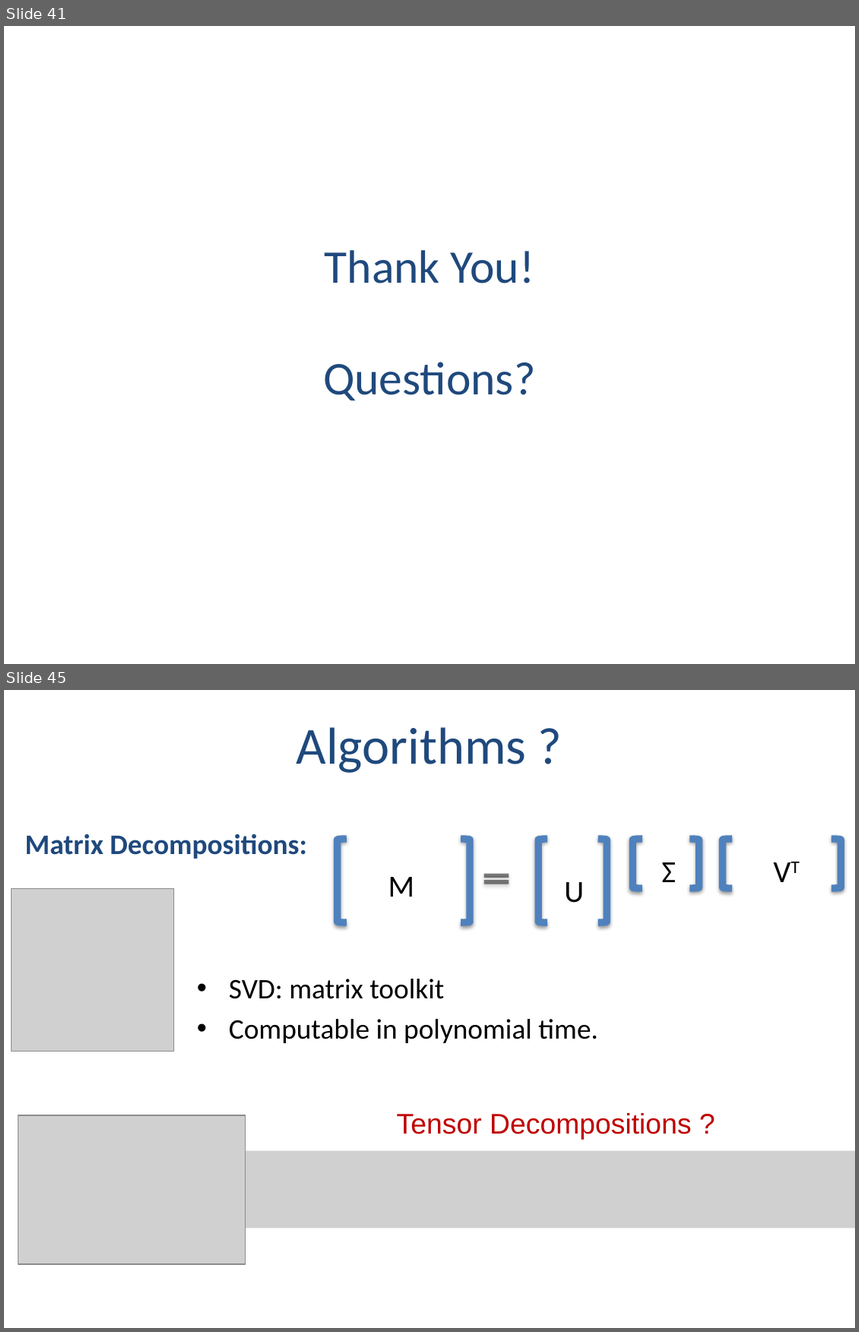
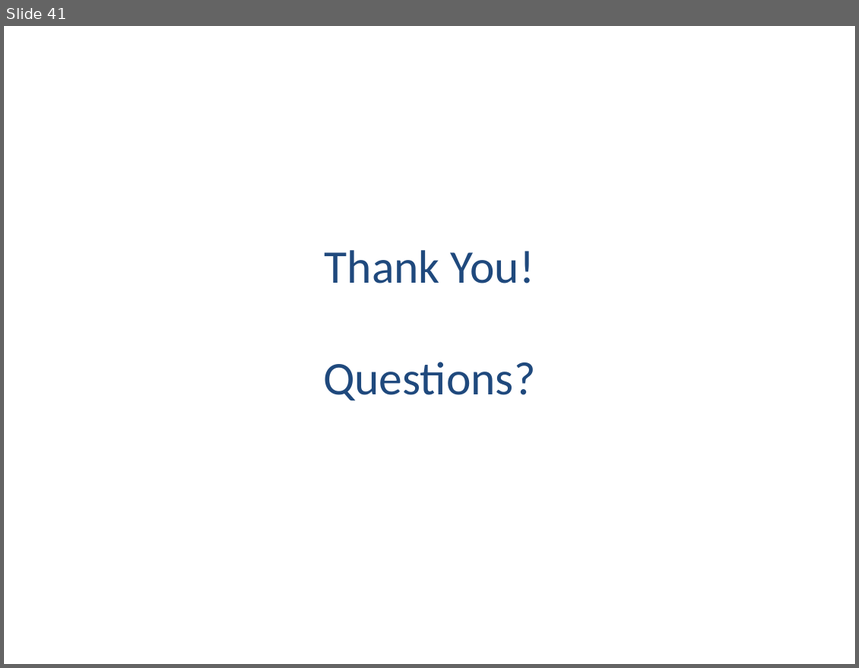
Before and after one commit to spectrallearning/spectrallearning.github.io, a slide deck: icml2014/ICML2014_Smooth.pptx. Shown one above the other, each under a label of ours: slides 41 and 45 before the commit, slide 41 after it; the slides between them are not shown. The pictures are 859x1332 and 859x668 pixels, drawn with LibreOffice and Linux fonts; fonts in the diff are those of the drawing; grey boxes stand for pictures. Boxes give left, top, right and bottom in pixels: in the first picture for what was removed or moved away, otherwise in the second. Text is boxed around its words. In the diff, an @@ line names an element or a change of style, - is before the commit and + after.

```diff
--- a/icml2014/ICML2014_Smooth.pptx
+++ b/icml2014/ICML2014_Smooth.pptx
@@ slide 45 removed at (4, 690, 855, 1328), background #FFFFFF @@
@@ title removed at (297, 727, 527, 773) @@
-Algorithms ?
@@ text removed at (25, 834, 306, 859) @@
-Matrix Decompositions:
@@ group removed at (338, 839, 841, 923): 4 left brackets, 4 right brackets, 4 texts, 1 math equal @@
-M
-U
-Σ
-VT
@@ picture removed at (11, 888, 174, 1052) @@
@@ text removed at (229, 979, 598, 1043) @@
-• SVD: matrix toolkit
-• Computable in polynomial time.
@@ picture removed at (18, 1116, 246, 1265) @@
@@ text removed at (397, 1113, 692, 1139) @@
-Tensor Decompositions ?
@@ picture removed at (245, 1151, 855, 1229) @@
```
Also in this commit, not shown: 4 other slides removed, 1 other file.
